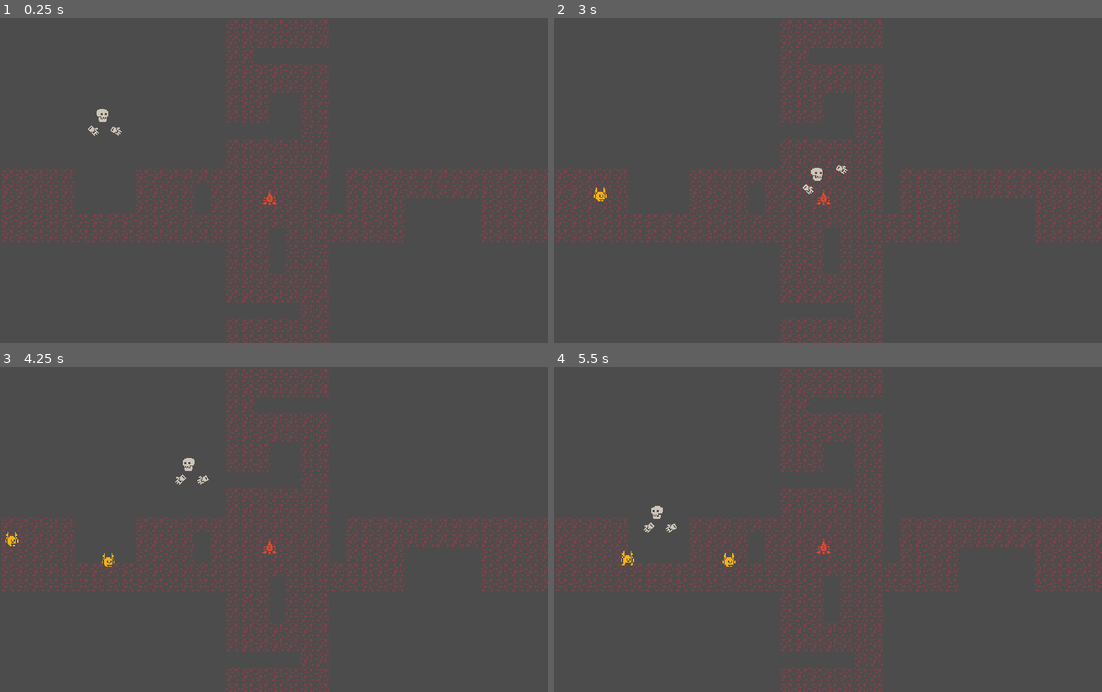
Above: before the commit, frames 1-4 (two rows, left to right).
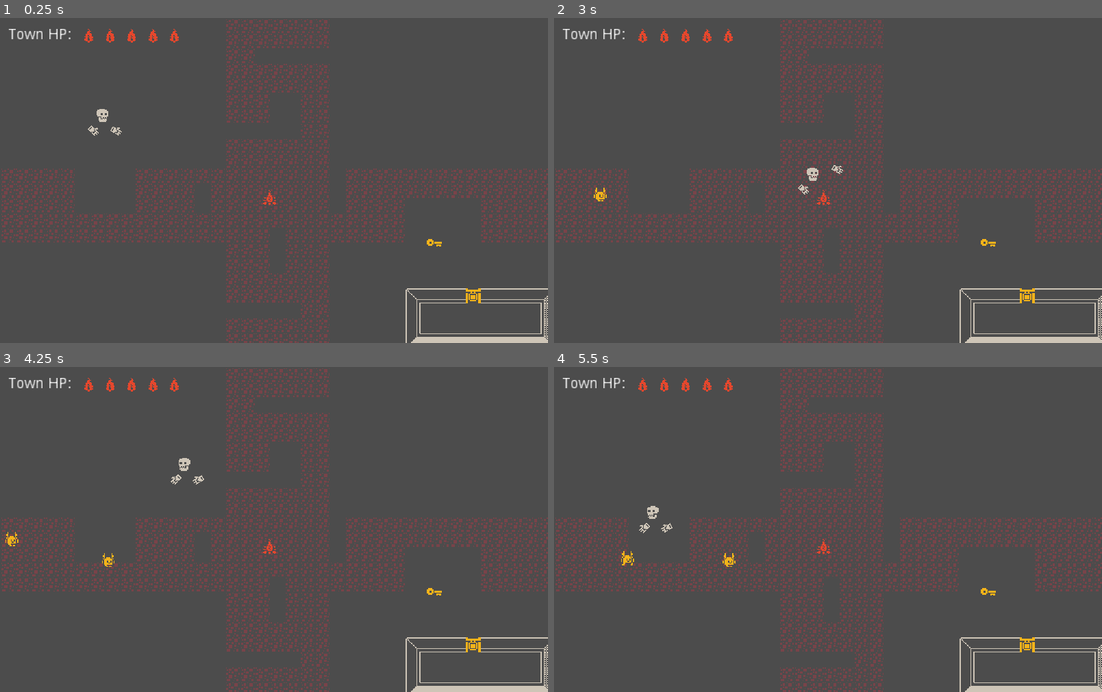
Above: after the commit, the same moments.

Repository: dw3nt/mizjam1
Game: Godot game, scene res://Playground.tscn
Two runs of this game, one before a commit and one after it. Both use one fixed random seed, a clock stepped at 60 frames per second and the inputs below.
Inputs (mouse positions are in pixels of both pictures, inside the frame that each line leads up to):
- Up to frame 1 (0.25 s): no input
- Up to frame 2 (3 s): tap Enter at 0.5 s; move the mouse to (948, 164) at 0.52 s; hold D (move_right) 0.53-1.28 s; tap Q (pick_up_left) at 0.6 s; click (948, 164) at 0.67 s; move the mouse to (718, 196) at 1.27 s; hold S (move_down) 1.28-2.03 s; tap E (pick_up_right) at 1.35 s; move the mouse to (882, 109) at 2.02 s; press the mouse at (882, 109) at 2.03 s; hold D (move_right) 2.03-2.78 s; move the mouse to (800, 245) at 2.77 s; release the mouse at (800, 245) at 2.78 s; hold W (move_up) from 2.78 s (still down); right-click (800, 245) at 2.85 s; click (800, 245) at 2.92 s
- Up to frame 3 (4.25 s): move the mouse to (438, 578) at 3.52 s; release W (move_up) at 3.53 s; hold A (move_left) from 3.53 s (still down); tap Q (pick_up_left) at 3.6 s
- Up to frame 4 (5.5 s): move the mouse to (663, 480) at 4.27 s; tap E (pick_up_right) at 4.35 s; move the mouse to (855, 529) at 5.02 s; release A (move_left) at 5.03 s; press the mouse at (855, 529) at 5.03 s; hold S (move_down) from 5.03 s (still down)

The runs differ from the first frame. In frame 1, 1.3% of the frame differs, in the area x 1-100%, y 3-100%; in frame 2, 1.4%; in frame 3, 1.4%; in frame 4, 1.4%.

Commit message:
game over state is possible

Diff:
--- /dev/null
+++ b/LevelPlayManager.gd
@@ -0,0 +1,24 @@
+extends Node2D
+
+onready var goal = $Goal
+onready var ui = $UI
+
+
+func _ready():
+    for i in range(goal.hp):
+        ui.addTownHp()
+
+    goal.connect("updated_hp", self, "_on_Goal_updated_hp")
+    goal.connect("game_over", self, "_on_Goal_game_over")
+
+
+func _on_Goal_updated_hp(diff):
+    print(diff)
+    if diff < 0:
+        ui.removeTownHp()
+    else:
+        ui.addTownHp()
+
+
+func _on_Goal_game_over():
+    get_tree().change_scene("res://menus/GameOver.tscn")
--- a/Playground.gd
+++ /dev/null
@@ -1,6 +0,0 @@
-extends Node2D
-
-onready var navigation = $Navigation2D
-onready var enemy = $Enemy
-onready var goal = $Goal
-onready var line = $Line2D
--- a/Playground.tscn
+++ b/Playground.tscn
@@ -1,13 +1,17 @@
-[gd_scene load_steps=6 format=2]
+[gd_scene load_steps=10 format=2]
 
 [ext_resource path="res://people/Player.tscn" type="PackedScene" id=1]
 [ext_resource path="res://enemies/EnemySpawner.tscn" type="PackedScene" id=2]
+[ext_resource path="res://WallsTileMap.tscn" type="PackedScene" id=3]
+[ext_resource path="res://objects/Key.tscn" type="PackedScene" id=4]
+[ext_resource path="res://LevelPlayManager.gd" type="Script" id=5]
+[ext_resource path="res://objects/LockedDoor.tscn" type="PackedScene" id=6]
+[ext_resource path="res://ui/UI.tscn" type="PackedScene" id=7]
 [ext_resource path="res://objects/Goal.tscn" type="PackedScene" id=9]
 [ext_resource path="res://FloorTiles.tscn" type="PackedScene" id=11]
-[ext_resource path="res://Playground.gd" type="Script" id=12]
 
 [node name="Playground" type="Node2D"]
-script = ExtResource( 12 )
+script = ExtResource( 5 )
 
 [node name="Navigation2D" type="Navigation2D" parent="."]
 
@@ -20,6 +24,7 @@
 
 [node name="Goal" parent="." instance=ExtResource( 9 )]
 position = Vector2( 252, 168 )
+startHp = 5
 
 [node name="Line2D" type="Line2D" parent="."]
 width = 1.0
@@ -30,3 +35,14 @@
 enemyWrapPath = NodePath("../EnemyWrap")
 
 [node name="EnemyWrap" type="Node2D" parent="."]
+
+[node name="Walls" parent="." instance=ExtResource( 3 )]
+tile_data = PoolIntArray( 1179675, 0, 0, 1179676, 0, 1, 1179677, 0, 1, 1179678, 0, 1, 1179680, 0, 1, 1179681, 0, 1, 1179682, 0, 1, 1179683, 0, 1, 1179684, 0, 2, 1245211, 0, 65536, 1245220, 0, 65538, 1310747, 0, 65536, 1310756, 0, 65538, 1376283, 0, 131072, 1376284, 0, 131073, 1376285, 0, 131073, 1376286, 0, 131073, 1376287, 0, 131073, 1376288, 0, 131073, 1376289, 0, 131073, 1376290, 0, 131073, 1376291, 0, 131073, 1376292, 0, 131074 )
+
+[node name="LockedDoor" parent="." instance=ExtResource( 6 )]
+position = Vector2( 434, 252 )
+
+[node name="Key" parent="." instance=ExtResource( 4 )]
+position = Vector2( 406, 210 )
+
+[node name="UI" parent="." instance=ExtResource( 7 )]
--- a/enemies/Enemy.gd
+++ b/enemies/Enemy.gd
@@ -1,6 +1,4 @@
 extends KinematicBody2D
-
-signal goal_reached
 
 const MOVE_SPEED = 50
 
@@ -20,6 +18,10 @@
 		enablePathing()
 
 
+func destroy():
+	queue_free()
+
+
 func _physics_process(_delta):
 	if !nextPathPoint:
 		nextPathPoint = path[0]
@@ -27,8 +29,6 @@
 	if global_position.distance_to(nextPathPoint) < 4:
 		if path.size() > 1:
 			nextPathPoint = path[1]
-		else:
-			emit_signal("goal_reached")
 
 		path.remove(0)
 
--- a/enemies/Enemy.tscn
+++ b/enemies/Enemy.tscn
@@ -40,6 +40,7 @@
 }
 
 [node name="Enemy" type="KinematicBody2D"]
+collision_layer = 1024
 collision_mask = 2
 script = ExtResource( 2 )
 
--- /dev/null
+++ b/menus/GameOver.gd
@@ -0,0 +1,5 @@
+extends Control
+
+
+func _on_RetryBtn_pressed():
+    get_tree().change_scene("res://Playground.tscn")
--- /dev/null
+++ b/menus/GameOver.tscn
@@ -0,0 +1,46 @@
+[gd_scene load_steps=2 format=2]
+
+[ext_resource path="res://menus/GameOver.gd" type="Script" id=1]
+
+[node name="GameOver" type="Control"]
+anchor_right = 1.0
+anchor_bottom = 1.0
+script = ExtResource( 1 )
+__meta__ = {
+"_edit_use_anchors_": false
+}
+
+[node name="ColorRect" type="ColorRect" parent="."]
+anchor_right = 1.0
+anchor_bottom = 1.0
+color = Color( 0, 0, 0, 1 )
+
+[node name="MarginContainer" type="MarginContainer" parent="."]
+anchor_left = 0.5
+anchor_top = 0.5
+anchor_right = 0.5
+anchor_bottom = 0.5
+margin_left = -38.5
+margin_top = -20.0
+margin_right = 38.5
+margin_bottom = 20.0
+__meta__ = {
+"_edit_use_anchors_": false
+}
+
+[node name="VBoxContainer" type="VBoxContainer" parent="MarginContainer"]
+margin_right = 77.0
+margin_bottom = 54.0
+custom_constants/separation = 20
+
+[node name="Label" type="Label" parent="MarginContainer/VBoxContainer"]
+margin_right = 77.0
+margin_bottom = 14.0
+text = "Game over!"
+
+[node name="RetryBtn" type="Button" parent="MarginContainer/VBoxContainer"]
+margin_top = 34.0
+margin_right = 77.0
+margin_bottom = 54.0
+text = "Play Again"
+[connection signal="pressed" from="MarginContainer/VBoxContainer/RetryBtn" to="." method="_on_RetryBtn_pressed"]
--- /dev/null
+++ b/objects/Goal.gd
@@ -0,0 +1,25 @@
+extends StaticBody2D
+
+signal game_over
+signal updated_hp
+
+export var startHp = 3
+
+var hp = 0 setget setHp
+
+
+func _ready():
+	self.hp = startHp
+
+
+func setHp(val):
+	var diff = val - hp
+	hp = val
+	emit_signal("updated_hp", diff)
+
+
+func _on_EnemyDetect_body_entered(body):
+	self.hp -= 1
+	body.destroy()
+	if hp <= 0:
+		emit_signal("game_over")
--- a/objects/Goal.tscn
+++ b/objects/Goal.tscn
@@ -1,9 +1,10 @@
-[gd_scene load_steps=4 format=2]
+[gd_scene load_steps=6 format=2]
 
 [ext_resource path="res://assets/colored_transparent_packed.png" type="Texture" id=1]
+[ext_resource path="res://objects/Goal.gd" type="Script" id=2]
 
 [sub_resource type="CircleShape2D" id=1]
-radius = 8.0
+radius = 4.0
 
 [sub_resource type="Animation" id=2]
 resource_name = "idle"
@@ -22,19 +23,31 @@
 "values": [ false, true ]
 }
 
+[sub_resource type="CircleShape2D" id=3]
+radius = 6.0
+
 [node name="Goal" type="StaticBody2D"]
-collision_layer = 0
+collision_layer = 2
 collision_mask = 0
+script = ExtResource( 2 )
 
 [node name="CollisionShape2D" type="CollisionShape2D" parent="."]
+visible = false
 shape = SubResource( 1 )
 
 [node name="Sprite" type="Sprite" parent="."]
 texture = ExtResource( 1 )
-flip_h = true
 region_enabled = true
 region_rect = Rect2( 224, 160, 16, 16 )
 
 [node name="AnimationPlayer" type="AnimationPlayer" parent="."]
 autoplay = "idle"
 anims/idle = SubResource( 2 )
+
+[node name="EnemyDetect" type="Area2D" parent="."]
+collision_layer = 512
+collision_mask = 1024
+
+[node name="CollisionShape2D" type="CollisionShape2D" parent="EnemyDetect"]
+shape = SubResource( 3 )
+[connection signal="body_entered" from="EnemyDetect" to="." method="_on_EnemyDetect_body_entered"]
--- a/project.godot
+++ b/project.godot
@@ -18,10 +18,6 @@
 config/name="Miz Jam 1"
 run/main_scene="res://Playground.tscn"
 config/icon="res://icon.png"
-
-[autoload]
-
-GameManager="*res://GameManager.tscn"
 
 [display]
 
@@ -86,6 +82,8 @@
 2d_physics/layer_7="dirt"
 2d_physics/layer_8="pickaxe"
 2d_physics/layer_9="breakable"
+2d_physics/layer_10="goal"
+2d_physics/layer_11="enemy"
 
 [rendering]
 
--- /dev/null
+++ b/ui/FireHpIcon.tscn
@@ -0,0 +1,15 @@
+[gd_scene load_steps=3 format=2]
+
+[ext_resource path="res://assets/colored_transparent_packed.png" type="Texture" id=1]
+
+[sub_resource type="AtlasTexture" id=1]
+atlas = ExtResource( 1 )
+region = Rect2( 240, 160, 16, 16 )
+
+[node name="FireHpIcon" type="TextureRect"]
+margin_left = 67.0
+margin_right = 83.0
+margin_bottom = 16.0
+size_flags_horizontal = 4
+size_flags_vertical = 0
+texture = SubResource( 1 )
--- /dev/null
+++ b/ui/UI.gd
@@ -0,0 +1,15 @@
+extends Node
+
+const FIRE_ICON_SCENE = preload("res://ui/FireHpIcon.tscn")
+
+onready var hpWrap = $Control/MarginContainer/TownHpWrap
+
+
+func removeTownHp():
+	var inst = hpWrap.get_child(hpWrap.get_child_count() - 1)
+	inst.queue_free()
+
+
+func addTownHp():
+	var inst = FIRE_ICON_SCENE.instance()
+	hpWrap.add_child(inst)
--- /dev/null
+++ b/ui/UI.tscn
@@ -0,0 +1,33 @@
+[gd_scene load_steps=2 format=2]
+
+[ext_resource path="res://ui/UI.gd" type="Script" id=1]
+
+[node name="UI" type="Node"]
+script = ExtResource( 1 )
+
+[node name="Control" type="Control" parent="."]
+anchor_right = 1.0
+anchor_bottom = 1.0
+__meta__ = {
+"_edit_use_anchors_": false
+}
+
+[node name="MarginContainer" type="MarginContainer" parent="Control"]
+anchor_right = 1.0
+margin_left = 8.0
+margin_top = 8.0
+margin_right = 8.0
+margin_bottom = 8.0
+__meta__ = {
+"_edit_use_anchors_": false
+}
+
+[node name="TownHpWrap" type="HBoxContainer" parent="Control/MarginContainer"]
+margin_right = 512.0
+margin_bottom = 16.0
+
+[node name="Label" type="Label" parent="Control/MarginContainer/TownHpWrap"]
+margin_top = 1.0
+margin_right = 63.0
+margin_bottom = 15.0
+text = "Town HP: "
